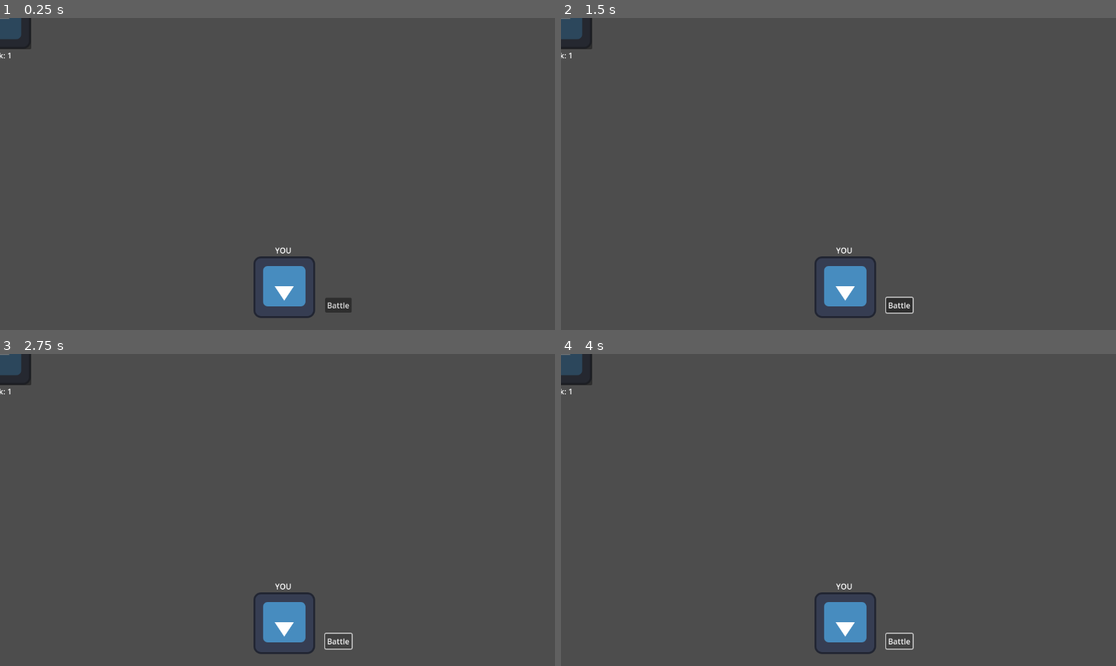
Above: before the commit, frames 1-4 (two rows, left to right).
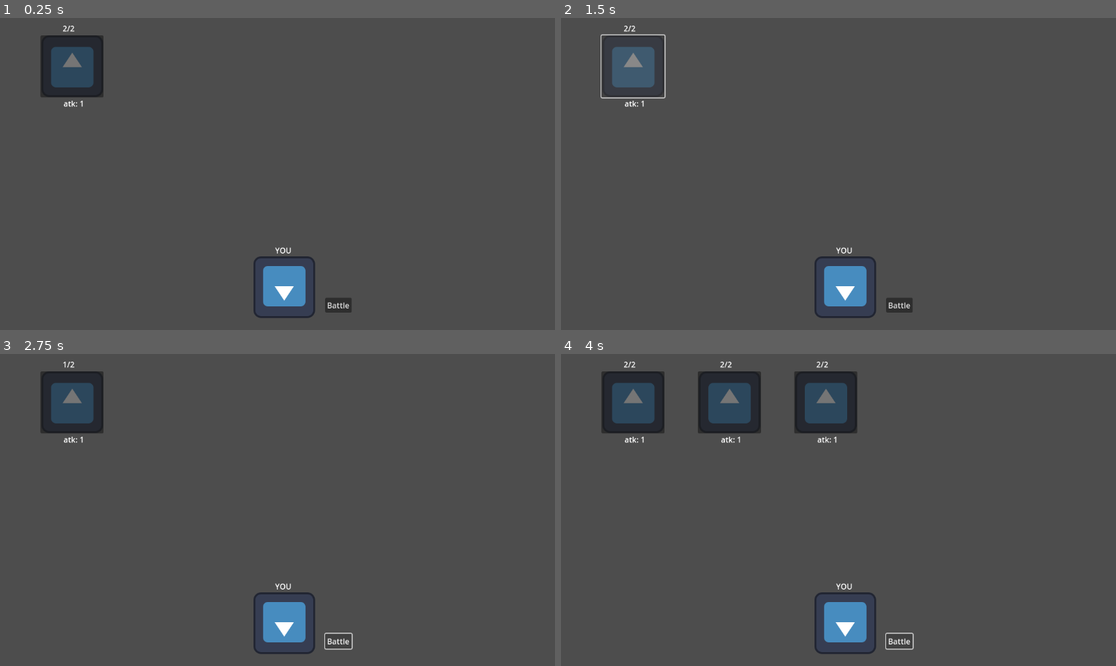
Above: after the commit, the same moments.

Repository: alex-mike-mark-again/godot-combat
Game: Godot game, scene res://main.tscn
Two runs of this game, one before a commit and one after it. Both use one fixed random seed, a clock stepped at 60 frames per second and the inputs below. The engine's default icon, where the game draws it, is replaced by a stand-in: a white triangle on a blue panel in a dark square.
Inputs (mouse positions are in pixels of both pictures, inside the frame that each line leads up to):
- Up to frame 1 (0.25 s): no input
- Up to frame 2 (1.5 s): click "Battle" at 0.5 s; click (633, 67) at 1.27 s
- Up to frame 3 (2.75 s): click "Battle" at 2 s
- Up to frame 4 (4 s): click (633, 403) at 2.77 s; click "Battle" at 3.5 s

The runs differ from the first frame. In frame 1, 2.9% of the frame differs, in the area x 0-19%, y 0-29%; in frame 2, 2.1%; in frame 3, 2.9%; in frame 4, 7.5%, in the area x 0-54%, y 0-29%.

Commit message:
added troop class

Diff:
--- a/enemy.gd
+++ b/enemy.gd
@@ -1,4 +1,5 @@
 extends Battler
+class_name Enemy
 
 signal selected
 signal died
--- /dev/null
+++ b/troops/one_dude.gd
@@ -0,0 +1,11 @@
+extends "res://troops/troop.gd"
+
+
+# Called when the node enters the scene tree for the first time.
+func _ready():
+	pass # Replace with function body.
+
+
+# Called every frame. 'delta' is the elapsed time since the previous frame.
+func _process(delta):
+	pass
--- a/troops/one_dude.tscn
+++ b/troops/one_dude.tscn
@@ -1,8 +1,10 @@
-[gd_scene load_steps=2 format=3 uid="uid://bg301onji21lp"]
+[gd_scene load_steps=3 format=3 uid="uid://bg301onji21lp"]
 
 [ext_resource type="PackedScene" uid="uid://d15w3qccq2gc8" path="res://enemy.tscn" id="1_8fuw3"]
+[ext_resource type="Script" path="res://troops/troop.gd" id="1_wxr50"]
 
 [node name="one_dude" type="Node2D"]
+script = ExtResource("1_wxr50")
 
 [node name="Enemy" parent="." instance=ExtResource("1_8fuw3")]
 position = Vector2(0, 0)
--- a/troops/three_dudes.tscn
+++ b/troops/three_dudes.tscn
@@ -1,8 +1,10 @@
-[gd_scene load_steps=2 format=3 uid="uid://ohjcf26uprd3"]
+[gd_scene load_steps=3 format=3 uid="uid://ohjcf26uprd3"]
 
 [ext_resource type="PackedScene" uid="uid://d15w3qccq2gc8" path="res://enemy.tscn" id="1_av0fu"]
+[ext_resource type="Script" path="res://troops/troop.gd" id="1_cdp71"]
 
 [node name="three_dudes" type="Node2D"]
+script = ExtResource("1_cdp71")
 
 [node name="Enemy" parent="." instance=ExtResource("1_av0fu")]
 position = Vector2(0, 0)
--- /dev/null
+++ b/troops/troop.gd
@@ -0,0 +1,11 @@
+extends Node2D
+class_name Troop
+
+var width = 400
+var y = 100
+
+# Called when the node enters the scene tree for the first time.
+func _ready():
+	var enemies = get_children()
+	for enemy in enemies:
+		enemy.position = Vector2(enemy.position.x+150,y)
